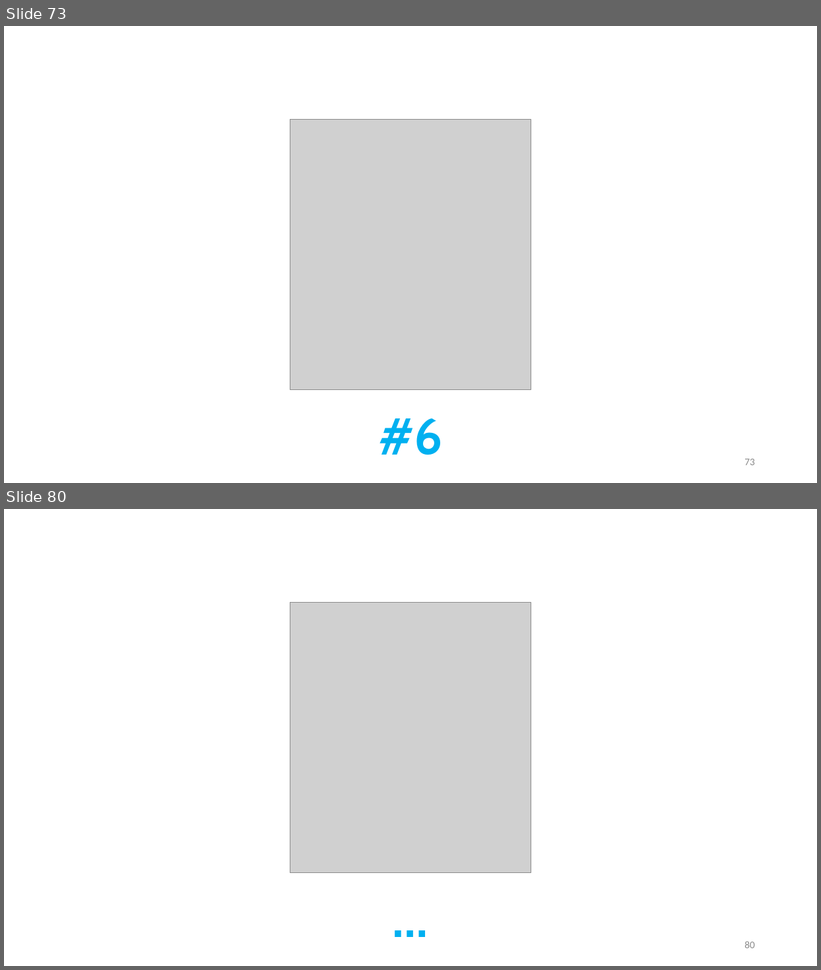
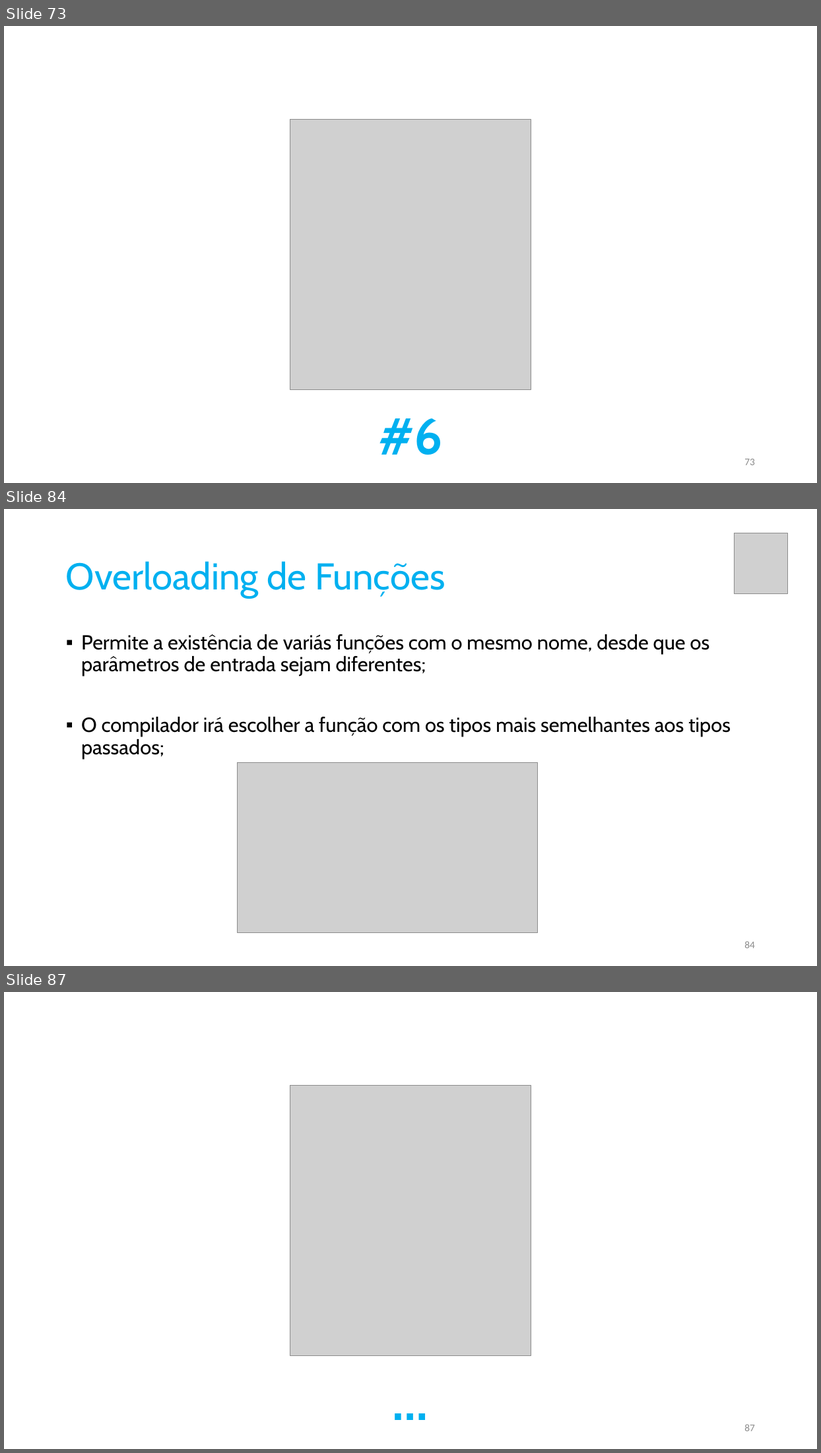
Before and after one commit to pfaco/ees_cpp, a slide deck: slides/C++.pptx. Shown one above the other, each under a label of ours: slides 73 and 80 before the commit, slides 73, 84 and 87 after it; the slides between them are not shown. The pictures are 821x970 and 821x1453 pixels, drawn with LibreOffice and Linux fonts; fonts in the diff are those of the drawing; grey boxes stand for pictures. Boxes give left, top, right and bottom in pixels: in the first picture for what was removed or moved away, otherwise in the second. Text is boxed around its words. In the diff, an @@ line names an element or a change of style, - is before the commit and + after.

```diff
--- a/slides/C++.pptx
+++ b/slides/C++.pptx
@@ slide 84 added at (4, 509, 817, 966), background #FFFFFF @@
@@ picture added at (735, 533, 789, 593) @@
@@ title added at (66, 561, 445, 598), 44 pt, text #00B0F0 @@
+Overloading de Funções
@@ text added at (81, 634, 731, 758), 24 pt, text #000000 @@
+▪ Permite a existência de variás funções com o mesmo nome, desde que os parâmetros de entrada sejam diferentes;
+▪ O compilador irá escolher a função com os tipos mais semelhantes aos tipos passados;
@@ picture added at (238, 762, 539, 933) @@
@@ page number added at (745, 941, 755, 949), 12 pt, text #8C8C8C @@
+84
@@ what was slide 80 is now slide 87 @@
@@ page number at (745, 1424, 755, 1432): text changed @@
-80
+87
```
Also in this commit, not shown: 2 slides changed, 10 other slides added, 2 slides removed, 6 other files.
